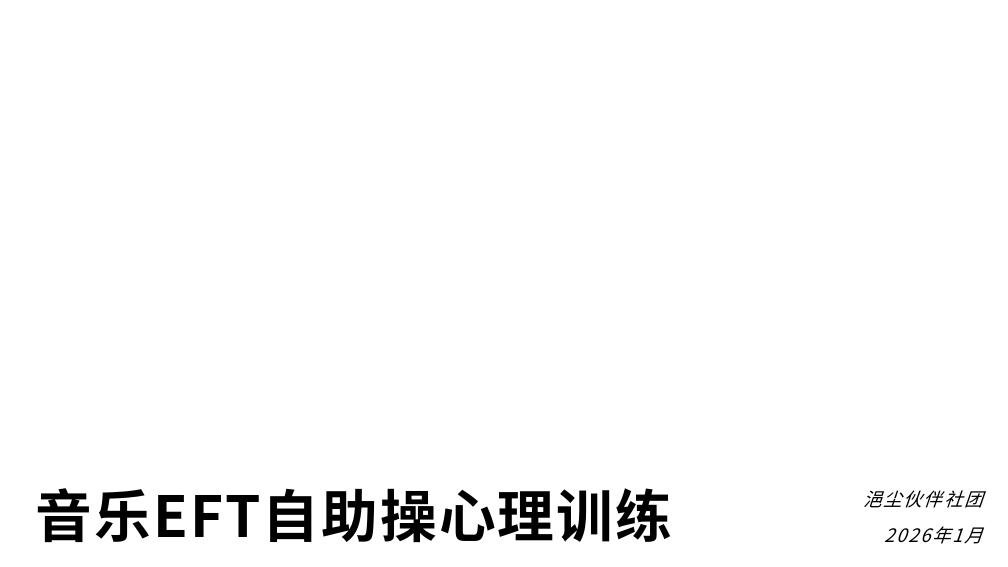
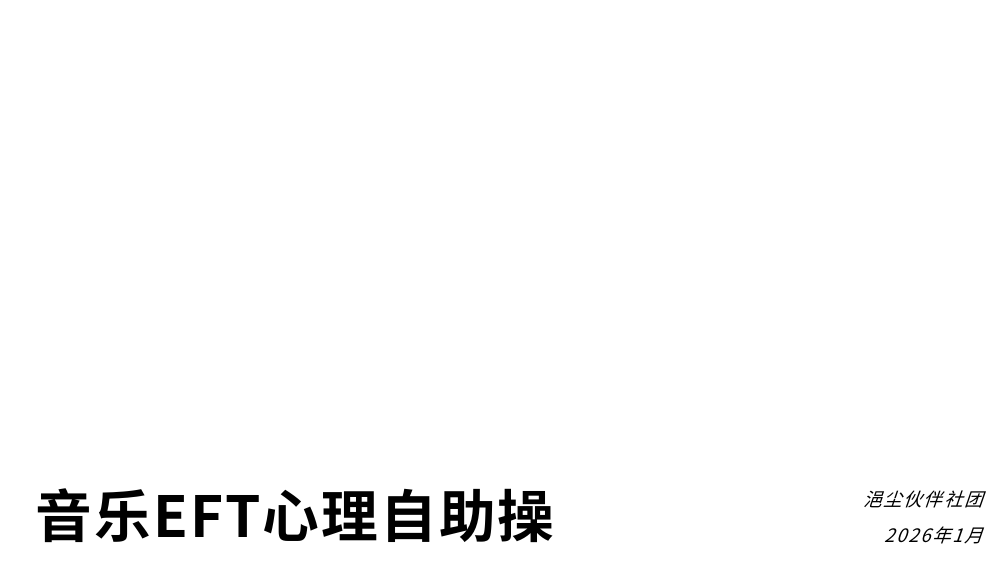
Before and after one commit to panxibei/writing, a slide deck: slide 1 of 44_心理学/28_浥尘伙伴社团原创：音乐治疗/PPT/浥尘伙伴社团原创：情绪释放疗法（EFT）心理训练.pptx. Drawn at 1008x567 pixels with LibreOffice and Linux fonts; fonts in the diff are those of the drawing; background and template pictures are left out. Boxes give left, top, right and bottom in pixels: in the first picture for what was removed or moved away, otherwise in the second. Text is boxed around its words. In the diff, an @@ line names an element or a change of style, - is before the commit and + after.

```diff
--- a/44_心理学/28_浥尘伙伴社团原创：音乐治疗/PPT/浥尘伙伴社团原创：情绪释放疗法（EFT）心理训练.pptx
+++ b/44_心理学/28_浥尘伙伴社团原创：音乐治疗/PPT/浥尘伙伴社团原创：情绪释放疗法（EFT）心理训练.pptx
@@ title at bbox=[36, 488, 555, 542]: text changed @@
-音乐EFT自助操心理训练
+音乐EFT心理自助操
```
Also in this commit, not shown: 23 other slides changed, 2 slides added.
